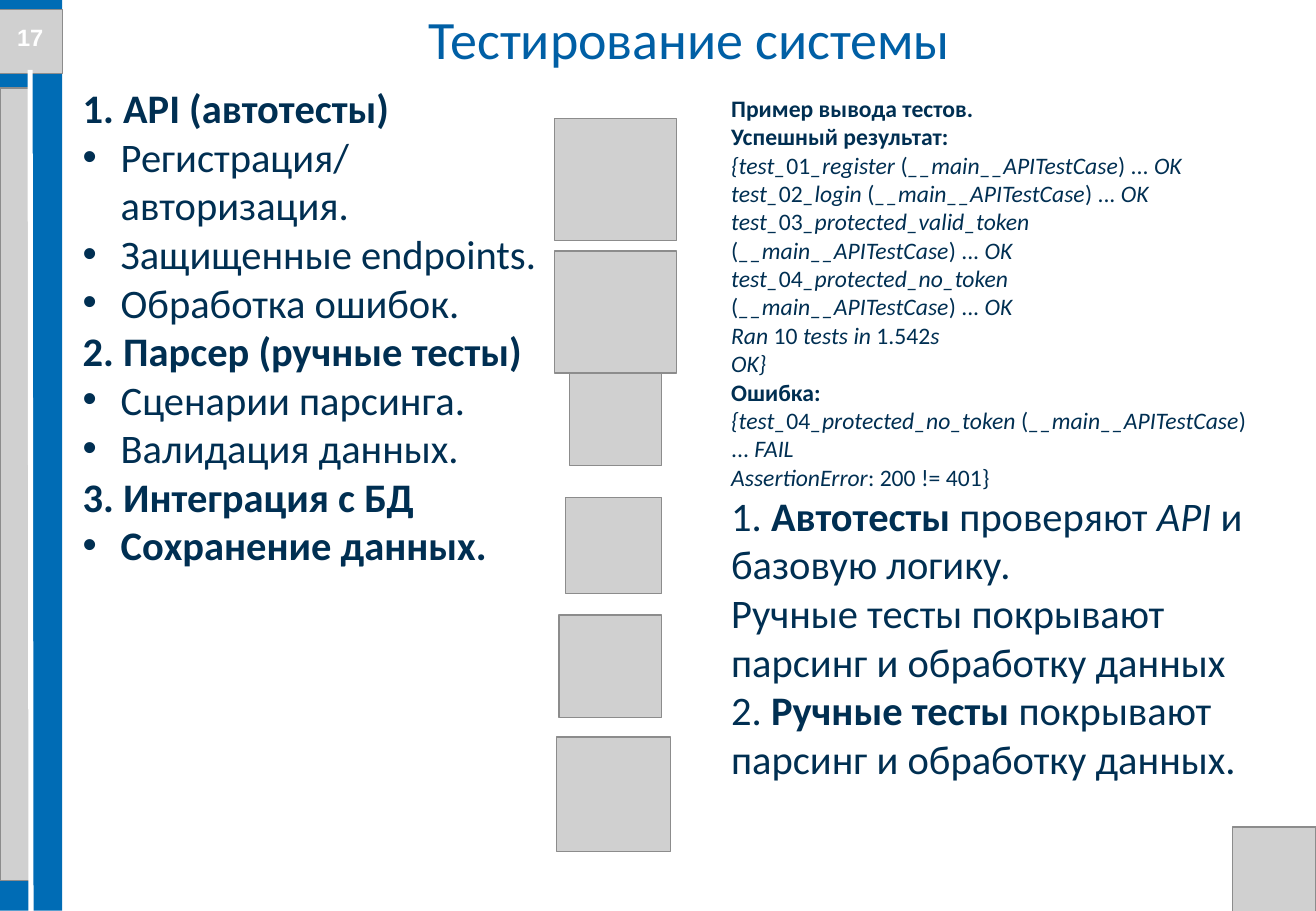
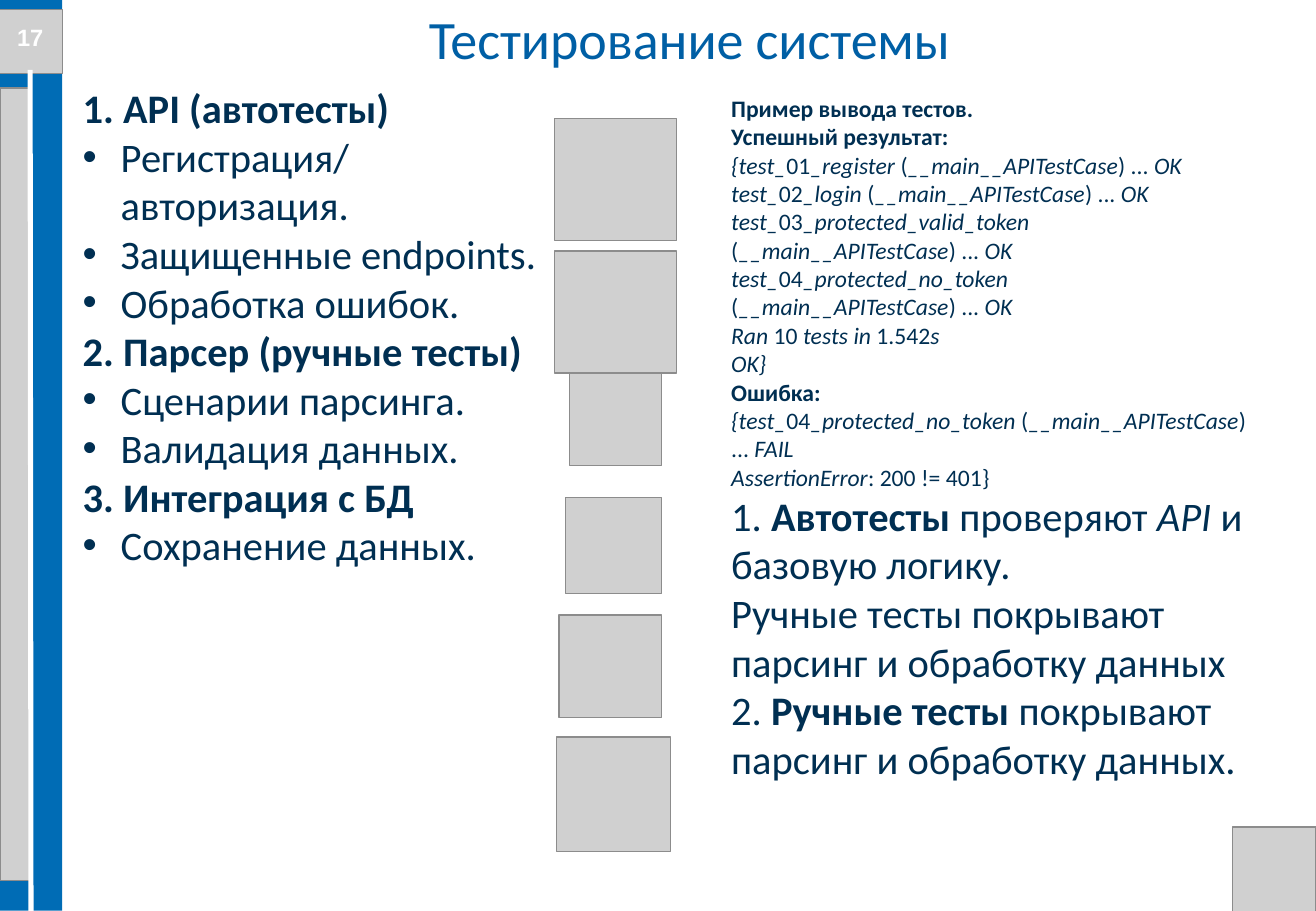
Before and after one commit to Evgenij1234/Diplom-work, a slide deck: slide 17 of Documents/Презентация диплома Семенов Е.А. БПЦ 21-01.pptx. Drawn at 1316x911 pixels with LibreOffice and Linux fonts; fonts in the diff are those of the drawing; grey boxes stand for pictures; background and template pictures are left out. Boxes give left, top, right and bottom in pixels: in the first picture for what was removed or moved away, otherwise in the second. Text is boxed around its words. In the diff, an @@ line names an element or a change of style, - is before the commit and + after.

```diff
--- a/Documents/Презентация диплома Семенов Е.А. БПЦ 21-01.pptx
+++ b/Documents/Презентация диплома Семенов Е.А. БПЦ 21-01.pptx
@@ text at bbox=[121, 533, 476, 567]: bold off in "Сохранение данных." @@
```
Also in this commit, not shown: 1 other file.
